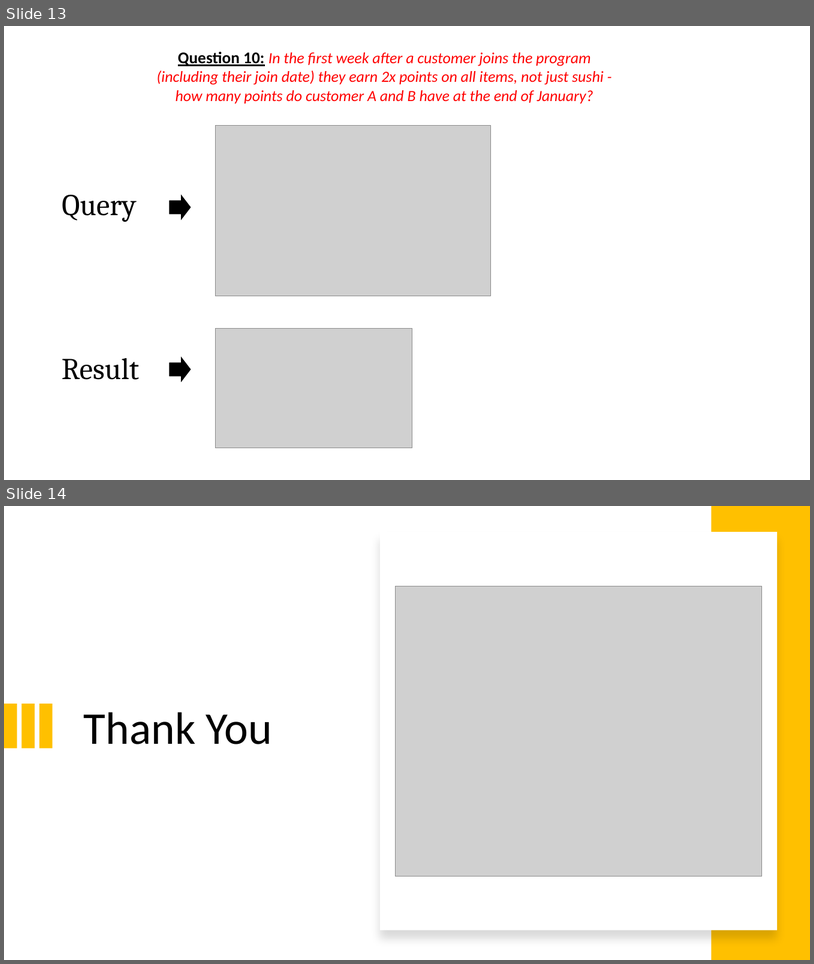
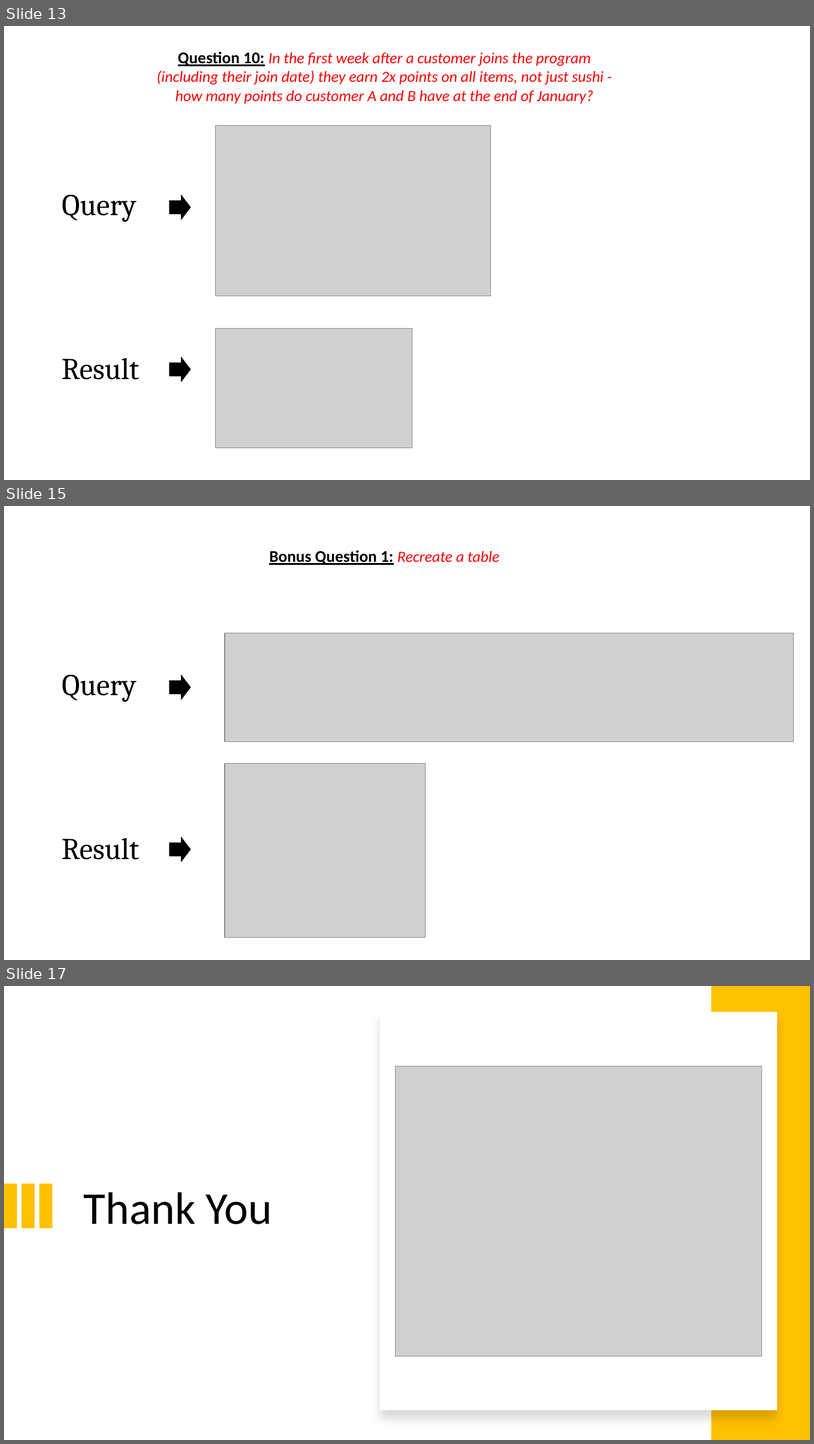
Before and after one commit to Tayor-Doofs/SQL-PROJECTS, a slide deck: 8weeksqlchallenge/Week1_Danny's_Diner/Case_Study1_queries_deck.pptx. Shown one above the other, each under a label of ours: slides 13 and 14 before the commit, slides 13, 15 and 17 after it; the slides between them are not shown. The pictures are 814x964 and 814x1444 pixels, drawn with LibreOffice and Linux fonts; fonts in the diff are those of the drawing; grey boxes stand for pictures. Boxes give left, top, right and bottom in pixels: in the first picture for what was removed or moved away, otherwise in the second. Text is boxed around its words. In the diff, an @@ line names an element or a change of style, - is before the commit and + after.

Commit message:
bonus questions answered

```diff
--- a/8weeksqlchallenge/Week1_Danny's_Diner/Case_Study1_queries_deck.pptx
+++ b/8weeksqlchallenge/Week1_Danny's_Diner/Case_Study1_queries_deck.pptx
@@ slide 15 added at (4, 506, 810, 960), background #FFFFFF @@
@@ text added at (269, 550, 500, 565), 19.5 pt, text #000000, bold, underline @@
+Bonus Question 1: Recreate a table
@@ picture added at (225, 633, 794, 741) @@
@@ text added at (62, 675, 136, 702), 36 pt, text #000000 @@
+Query
@@ right arrow added at (168, 672, 192, 703), fill #000000, outline #FFFFFF 1.5 pt @@
@@ picture added at (225, 763, 426, 937) @@
@@ text added at (62, 838, 139, 859), 36 pt, text #000000 @@
+Result
@@ right arrow added at (168, 834, 192, 864), fill #000000, outline #FFFFFF 1.5 pt @@
@@ what was slide 14 is now slide 17 @@
```
Also in this commit, not shown: 1 slide changed, 2 other slides added, 5 other files.
